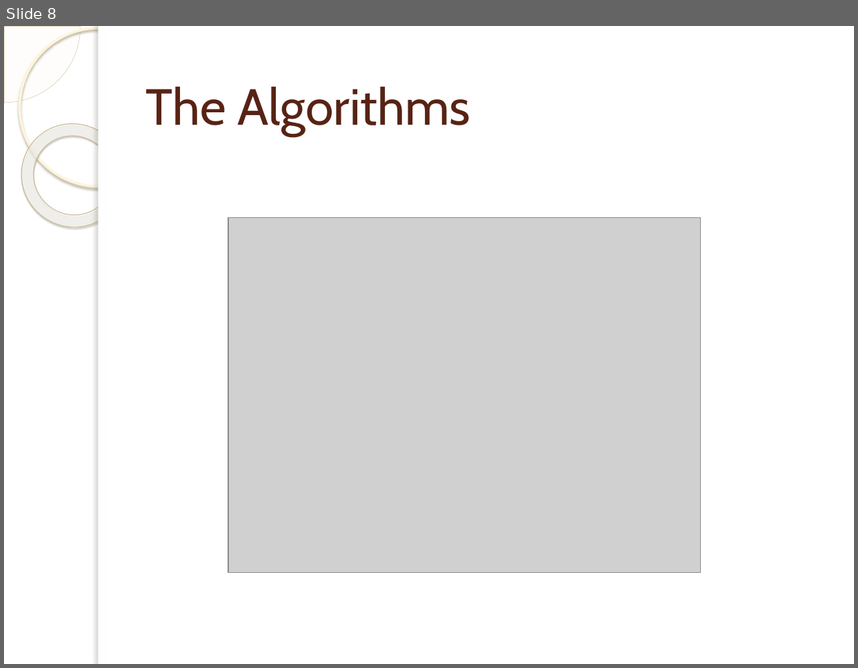
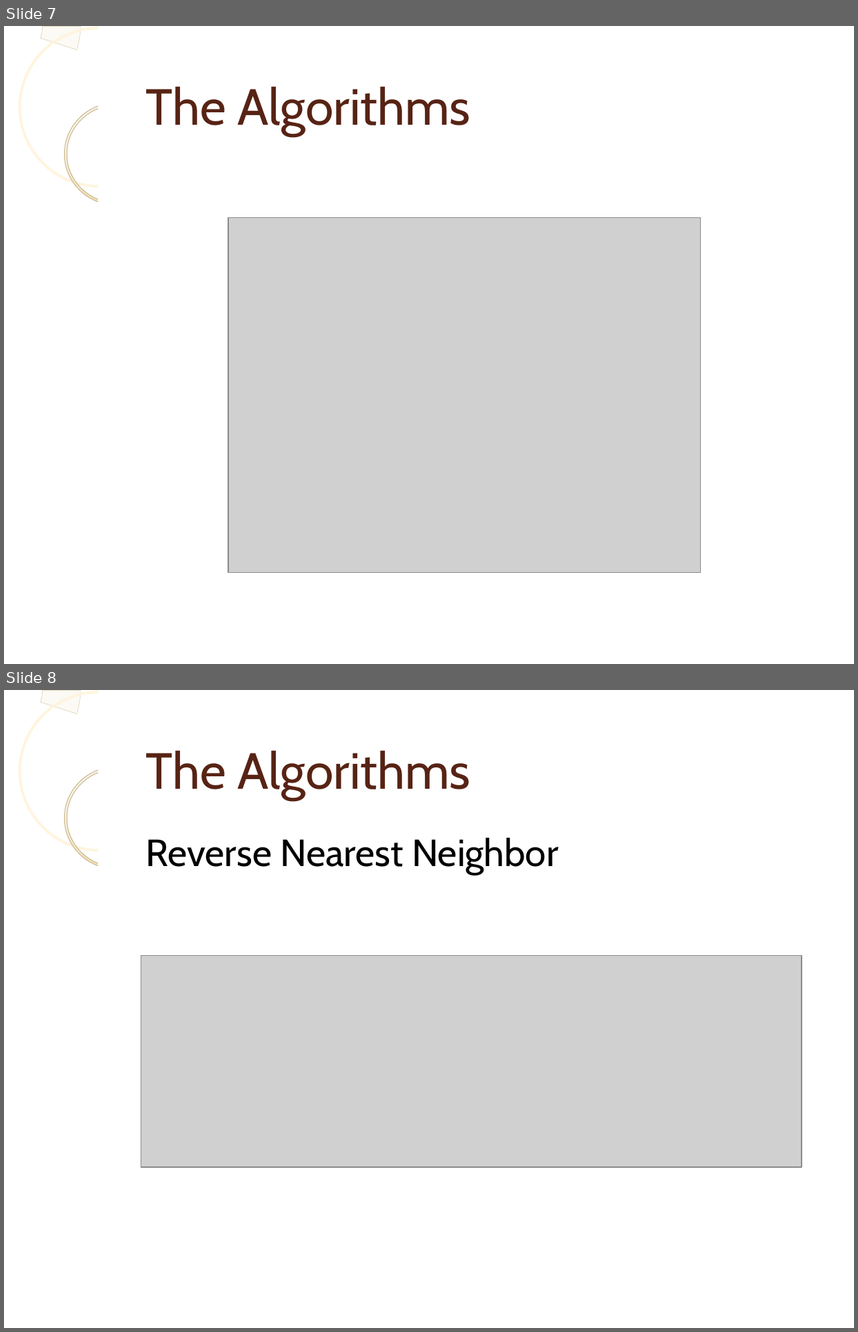
Before and after one commit to laurita/SimilaritySearch-project, a slide deck: presentation/presentation.pptx. Shown one above the other, each under a label of ours: slide 8 before the commit, slides 7 and 8 after it. The pictures are 858x668 and 858x1332 pixels, drawn with LibreOffice and Linux fonts; fonts in the diff are those of the drawing; grey boxes stand for pictures; background and template pictures are left out. Boxes give left, top, right and bottom in pixels: in the first picture for what was removed or moved away, otherwise in the second. Text is boxed around its words. In the diff, an @@ line names an element or a change of style, - is before the commit and + after.

```diff
--- a/presentation/presentation.pptx
+++ b/presentation/presentation.pptx
@@ slide 8 added at box(4, 690, 854, 1328), background picture (left out); not listed: 5 template elements that a slide beside it also shows @@
@@ text added at box(146, 750, 470, 800), 43 pt, text #572314 @@
+The Algorithms
@@ text added at box(146, 838, 559, 875), 32 pt, text #000000 @@
+Reverse Nearest Neighbor
@@ picture added at box(141, 955, 802, 1167) @@
@@ what was slide 8 is now slide 7 @@
@@ slide 7 changed as well @@
@@ pie slice (boxed as its full ellipse) removed at box(4, 26, 81, 103) @@
@@ arch (boxed as its full ring) added at box(4, 26, 81, 103), fill #FCFAF4, outline #D1C3A0 0.26 pt @@
@@ ellipse at box(19, 27, 177, 186): outline #FFF5DE 2.15 pt to #FFF4DD 2.15 pt; shadow off @@
@@ rectangle at box(99, 26, 105, 664): shadow off @@
@@ donut at box(64, 103, 169, 205): fill gradient #FFFCF6 to #FFFEFB to #F0D28E to gradient #FEFAF6 to #EED18E; outline #C7B893 0.58 pt to #C6B792 0.57 pt; shadow off; proportions changed; rotation 38 to 0 degrees @@
```
Also in this commit, not shown: 10 other slides changed, 1 slide removed.
